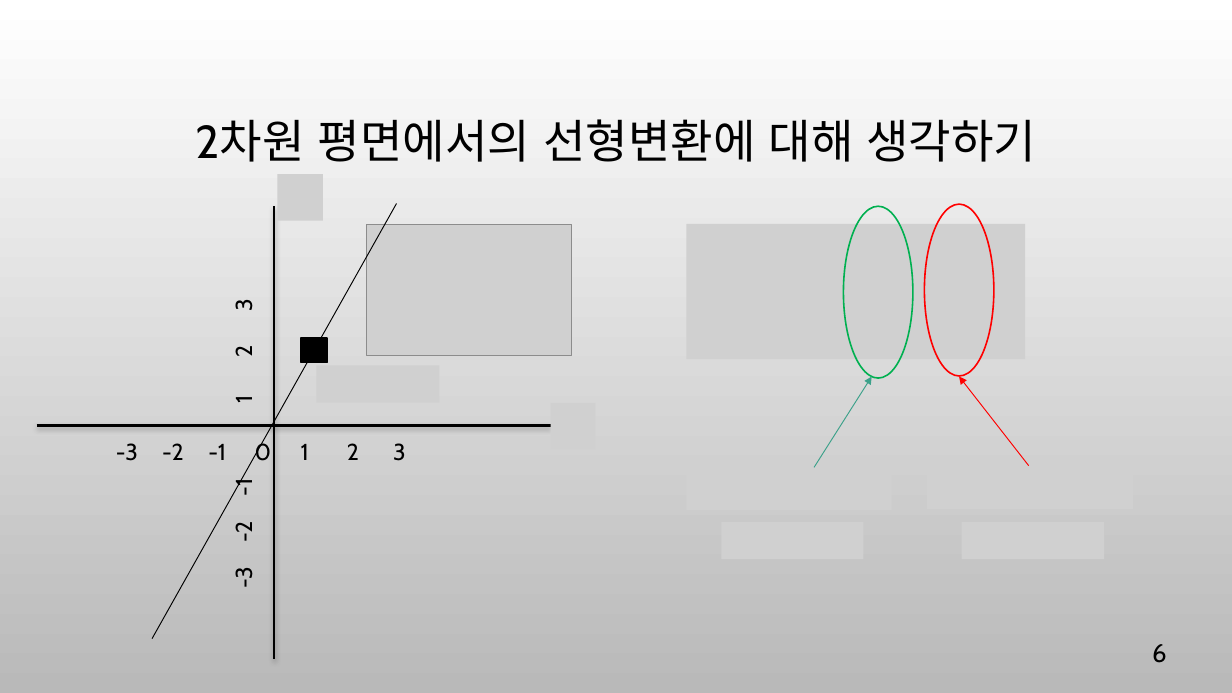
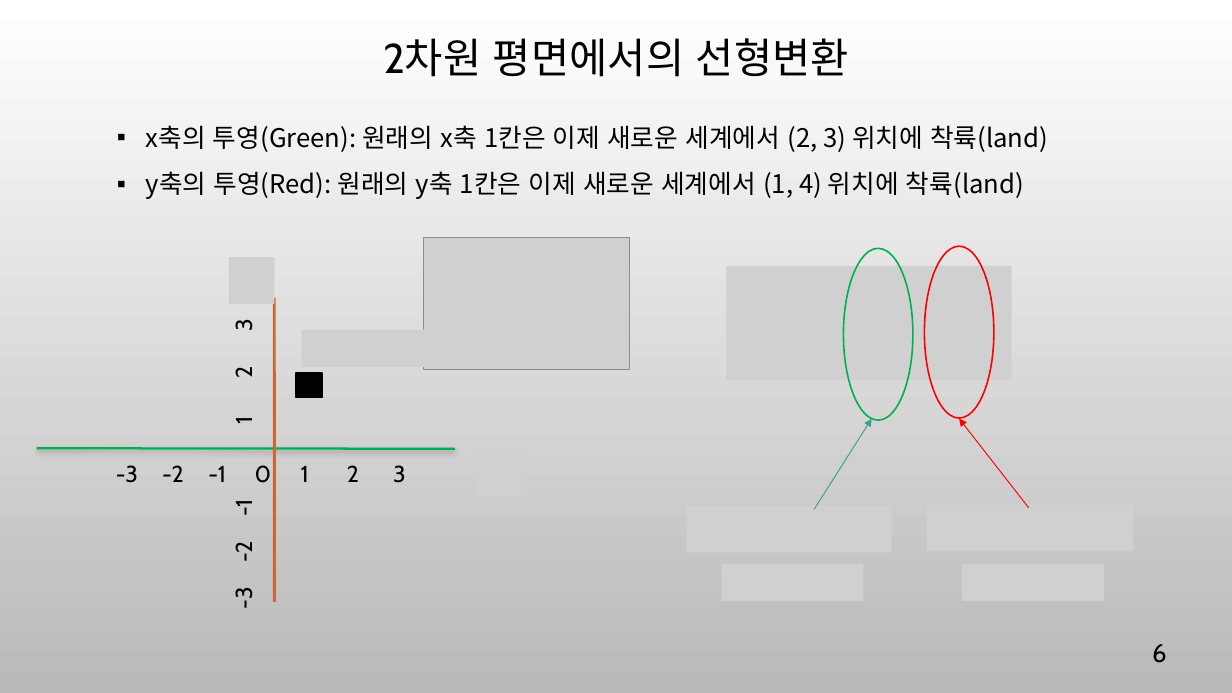
Before and after one commit to ancestor9/mathematics-for-machine-learning, a slide deck: slide 6 of Linear_Algebra/w5_PCA_linear_transformation.pptx. Drawn at 1232x693 pixels with LibreOffice and Linux fonts; fonts in the diff are those of the drawing; grey boxes stand for pictures; background and template pictures are left out. Boxes give left, top, right and bottom in pixels: in the first picture for what was removed or moved away, otherwise in the second. Text is boxed around its words. In the diff, an @@ line names an element or a change of style, - is before the commit and + after.

```diff
--- a/Linear_Algebra/w5_PCA_linear_transformation.pptx
+++ b/Linear_Algebra/w5_PCA_linear_transformation.pptx
@@ title at [383, 38, 849, 77]: text changed; size 36 to 32.4 pt @@
-2차원 평면에서의 선형변환에 대해 생각하기
+2차원 평면에서의 선형변환
@@ text added at [146, 125, 1048, 199], 20 pt, text #000000 @@
+▪ x축의 투영(Green): 원래의 x축 1칸은 이제 새로운 세계에서 (2, 3) 위치에 착륙(land)
+▪ y축의 투영(Red): 원래의 y축 1칸은 이제 새로운 세계에서 (1, 4) 위치에 착륙(land)
@@ picture removed at [277, 174, 323, 220] @@
@@ line removed from (152, 639) to (396, 203) @@
@@ picture: place and size @@
-picture at [366, 225, 572, 356]
+picture at [423, 238, 629, 370]
@@ text "-3 -2 -1 1 2 ...": place and size @@
-text "-3 -2 -1 1 2 ..." at [208, 300, 258, 587]
+text "-3 -2 -1 1 2 ..." at [208, 320, 258, 608]
@@ picture added at [229, 257, 274, 303] @@
@@ picture: place and size @@
-picture at [687, 224, 1026, 359]
+picture at [726, 266, 1012, 381]
@@ line moved from (274, 206) - (274, 659) to (274, 298) - (274, 602) @@
@@ line (274, 298) - (274, 602): stroke #000000 1.75 pt to #CE6633 2.25 pt @@
@@ picture added at [302, 330, 425, 367] @@
@@ rectangle: place and size @@
-rectangle at [301, 338, 327, 362]
+rectangle at [296, 373, 322, 397]
@@ picture removed at [316, 366, 439, 403] @@
@@ text "-3 -2 -1 0 1 ..." rewrapped from [255, 441, 406, 461] to [230, 418, 406, 483] @@
@@ picture removed at [551, 403, 596, 449] @@
@@ 2 ellipses, 2 arrows: place and size @@
-2 ellipses, 2 arrows at [814, 204, 1029, 468]
+2 ellipses, 2 arrows at [814, 247, 1029, 509]
@@ line moved from (37, 426) - (551, 426) to (37, 448) - (455, 449) @@
@@ line (37, 448) - (455, 449): stroke #000000 1.75 pt to #00B050 1.75 pt @@
@@ picture removed at [687, 464, 892, 510] @@
@@ picture removed at [927, 463, 1133, 509] @@
@@ picture added at [687, 506, 892, 552] @@
@@ picture added at [927, 505, 1133, 551] @@
@@ picture added at [722, 564, 864, 601] @@
@@ picture added at [962, 564, 1104, 601] @@
```
Also in this commit, not shown: 12 other slides changed, 2 slides added, 5 slides removed, 1 other file.
